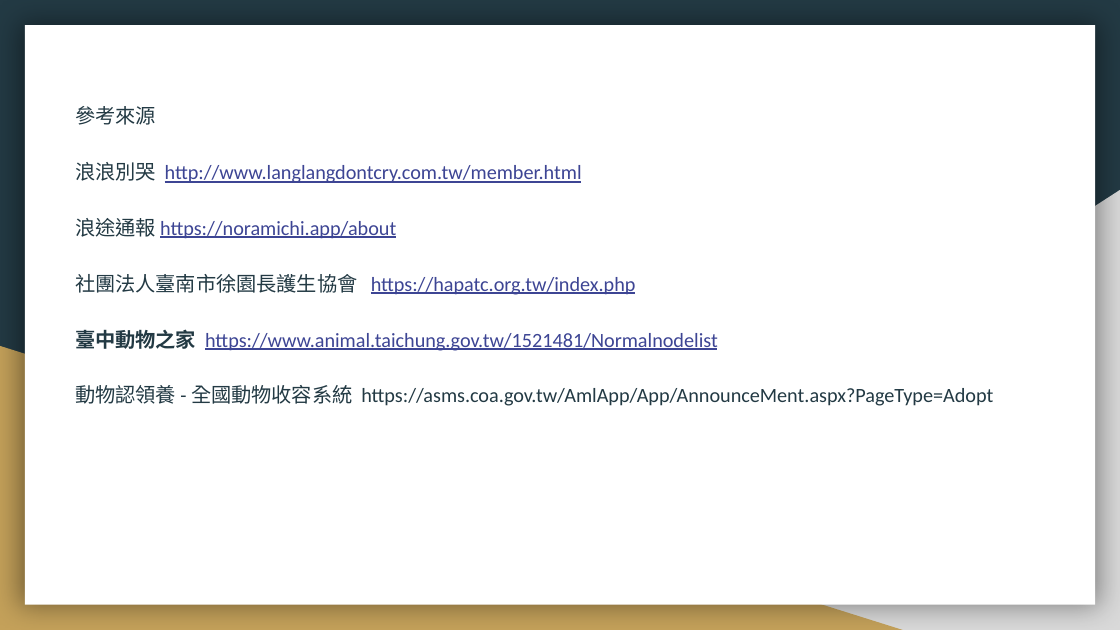
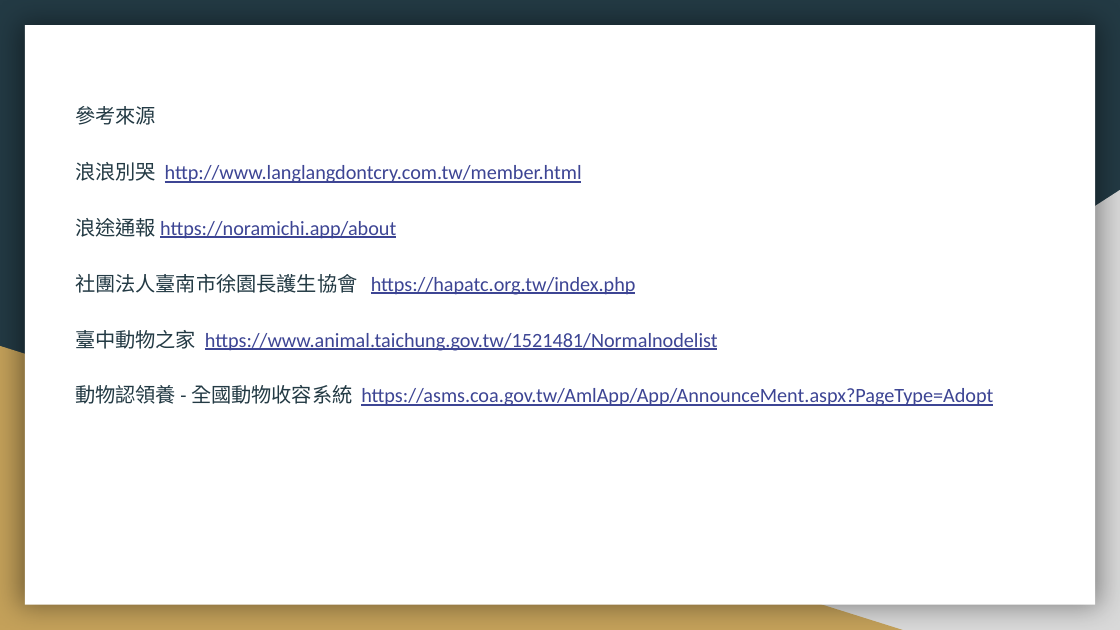
Before and after one commit to Yuchiaoniu/wandering, a slide deck: slide 8 of 葉登發/第四組 浪跡天涯 .pptx. Drawn at 1120x630 pixels with LibreOffice and Linux fonts; fonts in the diff are those of the drawing. Boxes give left, top, right and bottom in pixels: in the first picture for what was removed or moved away, otherwise in the second. Text is boxed around its words. In the diff, an @@ line names an element or a change of style, - is before the commit and + after.

```diff
--- a/葉登發/第四組 浪跡天涯 .pptx
+++ b/葉登發/第四組 浪跡天涯 .pptx
@@ text at (75,330,993,406): bold off in "臺中動物之家"; text colour #233A44 to #3D4594, underline on in "https://asms.coa.gov.tw/AmlApp/App/AnnounceMent.aspx?PageTyp ..." @@
```
Also in this commit, not shown: 2 other slides changed.
